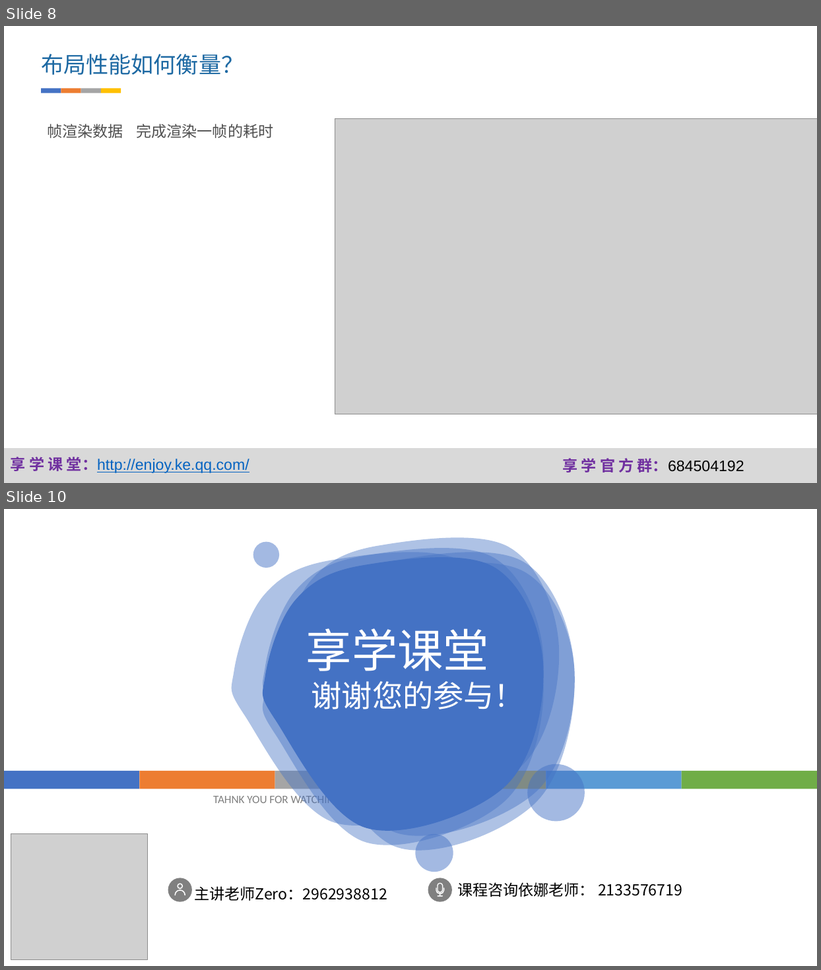
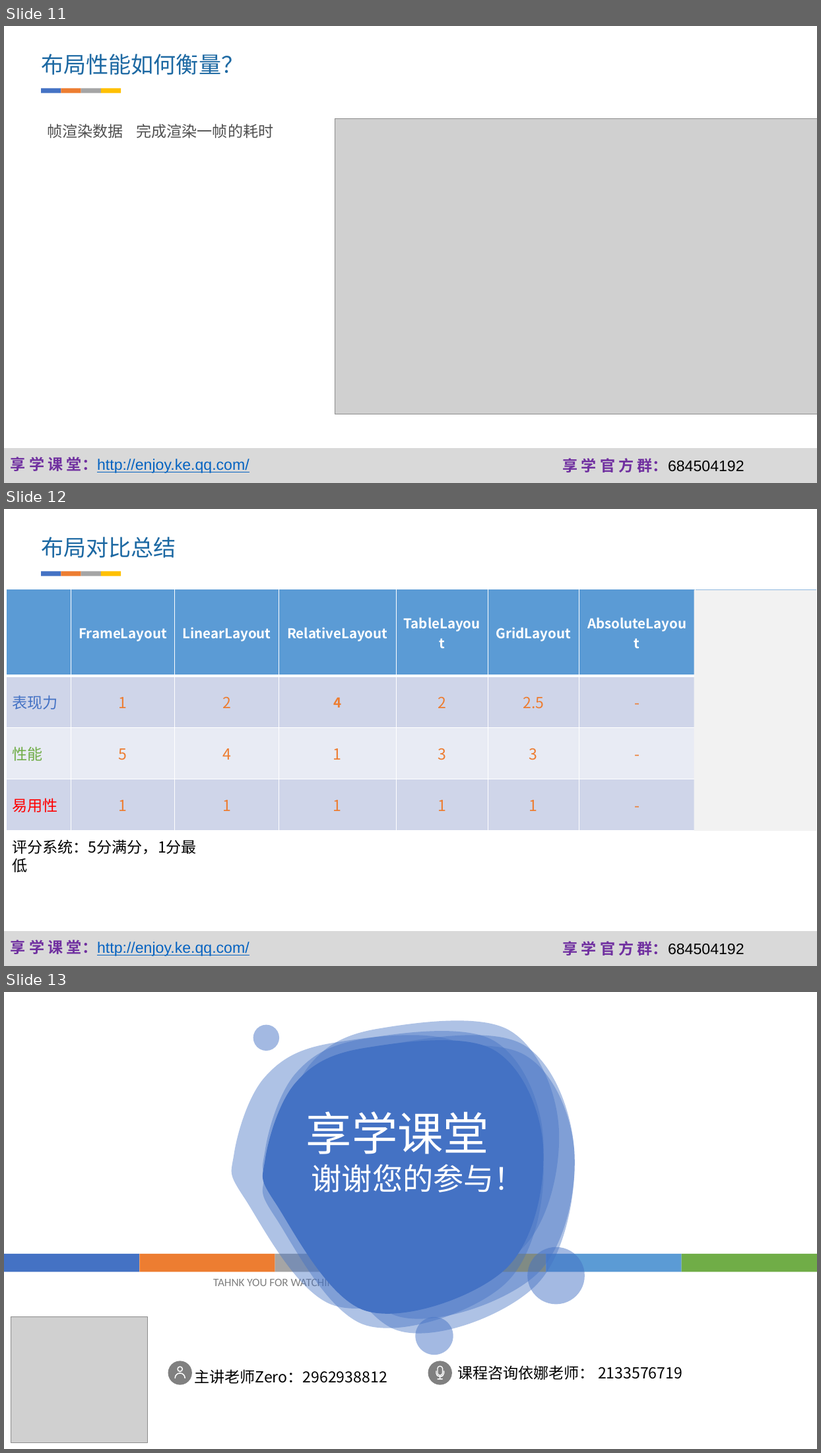
Before and after one commit to fanzhangvip/xiangxue, a slide deck: pre/约束布局.pptx. Shown one above the other, each under a label of ours: slides 8 and 10 before the commit, slides 11, 12 and 13 after it; the slides between them are not shown. The pictures are 821x970 and 821x1453 pixels, drawn with LibreOffice and Linux fonts; fonts in the diff are those of the drawing; grey boxes stand for pictures; background and template pictures are left out. Boxes give left, top, right and bottom in pixels: in the first picture for what was removed or moved away, otherwise in the second. Text is boxed around its words. In the diff, an @@ line names an element or a change of style, - is before the commit and + after.

Commit message:
约束布局课程备课

```diff
--- a/pre/约束布局.pptx
+++ b/pre/约束布局.pptx
@@ slide 12 added at [4, 509, 817, 966], background #FFFFFF; not listed: 3 template elements that a slide beside it also shows @@
@@ text added at [41, 537, 176, 558], 26.6 pt, text #1D69A3 @@
+布局对比总结
@@ group added at [41, 571, 121, 576]: 4 rectangles @@
@@ table added at [7, 590, 816, 883], 4 rows, 8 columns @@
+ | FrameLayout | LinearLayout | RelativeLayout | TableLayout | GridLayout | AbsoluteLayout | ConstraintLayout
+表现力 | 1 | 2 | 4 | 2 | 2.5 | - | 5
+性能 | 5 | 4 | 1 | 3 | 3 | - | 4
+易用性 | 1 | 1 | 1 | 1 | 1 | - | 5
@@ rectangle added at [694, 590, 817, 832], fill #F2F2F2 @@
@@ text added at [12, 840, 197, 855], 18 pt, text #000000 @@
+评分系统：5分满分，1分最低
@@ what was slide 8 is now slide 11 @@
@@ what was slide 10 is now slide 13 @@
```
Also in this commit, not shown: 1 slide changed, 3 other slides added, 1 slide removed, 34 other files.
